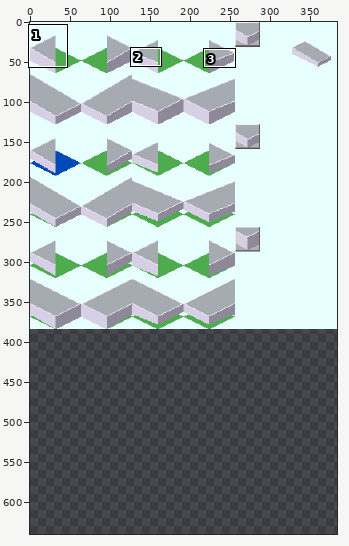
Edited in one commit: sprite sheet (Cublic/Join_Stair/Join_Stair_1-2-1.png). Above, an overview of the earlier version with the close-up marked.
Close-up. As it was:
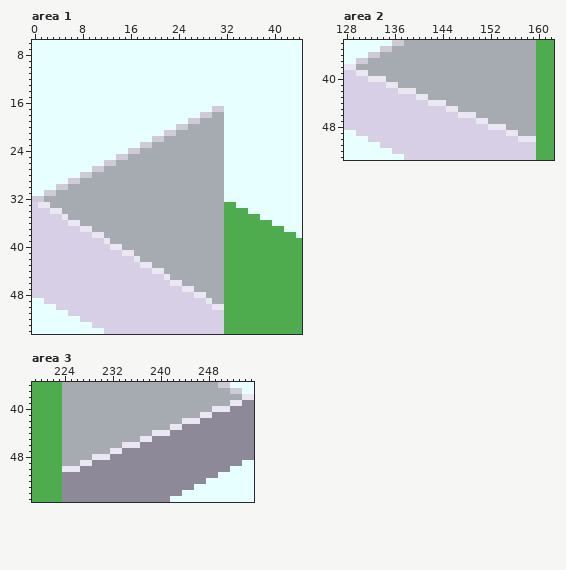
The file is 384x384 pixels. Shown: area 1: x 0..44, y 6..54; area 2: x 128..162, y 34..53; area 3: x 219..255, y 36..55. The old version is drawn lined up with the new one, on the new canvas. The commit also changed other parts of the picture, which this record leaves out.
New version:
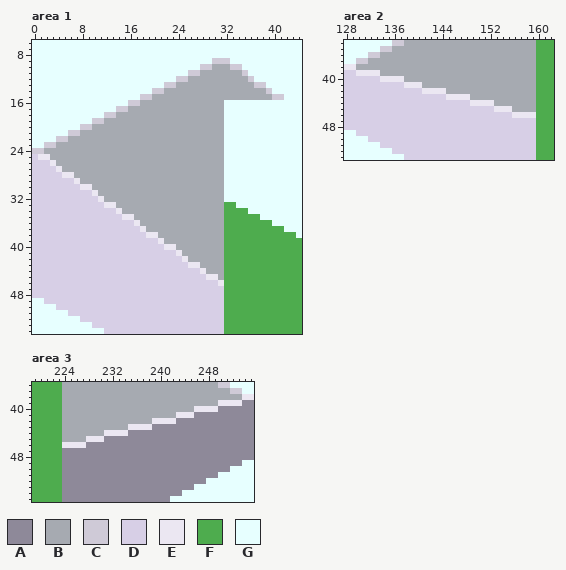
Palette (. is transparent): A #8e8999  B #a6aab1  C #cfcad7  D #d7cfe6  E #ebe7f2  F #4eac4e  G #e7ffff
Edits made:
canvas 384x384 -> 384x640
Area 1:
y 9: x 30..32 GGG -> CCC
y 10: x 28..34 GGGGGGG -> CCBBBCC
y 11: x 26..35 GGGGGGGGGG -> CCBBBBBBBC
y 12: x 24..36 GGGGGGGGGGGGG -> CCBBBBBBBBBBC
y 13: x 22..38 GGGGGGGGGGGGGGGGG -> CCBBBBBBBBBBBBBCC
y 14: x 20..39 GGGGGGGGGGGGGGGGGGGG -> CCBBBBBBBBBBBBBBBBBC
y 15: x 18..41 GGGGGGGGGGGGGGGGGGGGGGGG -> CCBBBBBBBBBBBBBBBBBBBBCC
y 16: x 16..31 GGGGGGGGGGGGGGGG -> CCBBBBBBBBBBBBBB
y 17: x 14..31 GGGGGGGGGGGGGGGGCC -> CCBBBBBBBBBBBBBBBB
y 18: x 12..29 GGGGGGGGGGGGGGGGCC -> CCBBBBBBBBBBBBBBBB
y 19: x 10..27 GGGGGGGGGGGGGGGGCC -> CCBBBBBBBBBBBBBBBB
y 20: x 8..25 GGGGGGGGGGGGGGGGCC -> CCBBBBBBBBBBBBBBBB
y 21: x 6..23 GGGGGGGGGGGGGGGGCC -> CCBBBBBBBBBBBBBBBB
y 22: x 4..21 GGGGGGGGGGGGGGGGCC -> CCBBBBBBBBBBBBBBBB
y 23: x 2..19 GGGGGGGGGGGGGGGGCC -> CCBBBBBBBBBBBBBBBB
y 24: x 0..17 GGGGGGGGGGGGGGGGCC -> CCBBBBBBBBBBBBBBBB
y 25: x 0..15 GGGGGGGGGGGGGGCC -> DEEBBBBBBBBBBBBB
y 26: x 0..13 GGGGGGGGGGGGCC -> DDDEBBBBBBBBBB
y 27: x 0..11 GGGGGGGGGGCC -> DDDDEBBBBBBB
y 28: x 0..9 GGGGGGGGCC -> DDDDDEEBBB
y 29: x 0..7 GGGGGGCC -> DDDDDDDE
y 30: x 0..9 GGGGCCBBBB -> DDDDDDDDEE
y 31: x 0..10 GGCCBBBBBBB -> DDDDDDDDDDE
y 32: x 0..11 CCBBBBBBBBBB -> DDDDDDDDDDDE
y 33: x 1..13 EEBBBBBBBBBBB -> DDDDDDDDDDDEE
y 34: x 3..14 EEBBBBBBBBBB -> DDDDDDDDDDDE
y 35: x 5..16 EBBBBBBBBBBB -> DDDDDDDDDDEE
y 36: x 6..17 EEBBBBBBBBBB -> DDDDDDDDDDDE
y 37: x 8..18 EEBBBBBBBBB -> DDDDDDDDDDE
y 38: x 10..20 EEBBBBBBBBB -> DDDDDDDDDEE
y 39: x 12..21 EBBBBBBBBB -> DDDDDDDDDE
y 40: x 13..23 EEBBBBBBBBB -> DDDDDDDDDEE
y 41: x 15..24 EEBBBBBBBB -> DDDDDDDDDE
y 42: x 17..25 EBBBBBBBB -> DDDDDDDDE
y 43: x 18..27 EEBBBBBBBB -> DDDDDDDDEE
y 44: x 20..28 EEBBBBBBB -> DDDDDDDDE
y 45: x 22..30 EBBBBBBBB -> DDDDDDDEE
y 46: x 23..31 EEBBBBBBB -> DDDDDDDDE
y 47: x 25..31 EEBBBBB -> DDDDDDD
y 48: x 27..31 EEBBB -> DDDDD
y 49: x 29..31 EBB -> DDD
y 50: x 30..31 EE -> DD
Area 2:
y 39: x 132..133 BB -> EE
y 40: x 132..133 EE -> DD; x 135..137 BBB -> EEE
y 41: x 135..140 EEBBBB -> DDDEEE
y 42: x 137..144 EEEBBBBB -> DDDDEEEE
y 43: x 140..148 EEBBBBBBB -> DDDDDEEEE
y 44: x 142..152 EEEBBBBBBBB -> DDDDDDDEEEE
y 45: x 145..155 EEBBBBBBBBB -> DDDDDDDDEEE
y 46: x 147..159 EEEBBBBBBBBBB -> DDDDDDDDDEEEE
y 47: x 150..159 EEBBBBBBBB -> DDDDDDDDDD
y 48: x 152..159 EEEBBBBB -> DDDDDDDD
y 49: x 155..159 EEBBB -> DDDDD
y 50: x 157..159 EEE -> DDD
Area 3:
y 39: x 250..251 BB -> EE
y 40: x 246..248 BBB -> EEE; x 250..251 EE -> AA
y 41: x 243..248 BBBBEE -> EEEAAA
y 42: x 239..246 BBBBBEEE -> EEEEAAAA
y 43: x 235..243 BBBBBBBEE -> EEEEAAAAA
y 44: x 231..241 BBBBBBBBEEE -> EEEEAAAAAAA
y 45: x 228..238 BBBBBBBBBEE -> EEEAAAAAAAA
y 46: x 224..236 BBBBBBBBBBEEE -> EEEEAAAAAAAAA
y 47: x 224..233 BBBBBBBBEE -> AAAAAAAAAA
y 48: x 224..231 BBBBBEEE -> AAAAAAAA
y 49: x 224..228 BBBEE -> AAAAA
y 50: x 224..226 EEE -> AAA
Boxes around the changes in both close-ups, in picture pixels (x1, y1, x2, y2):
changed: (32, 58, 284, 310)
changed: (368, 70, 536, 142)
changed: (62, 400, 230, 472)
